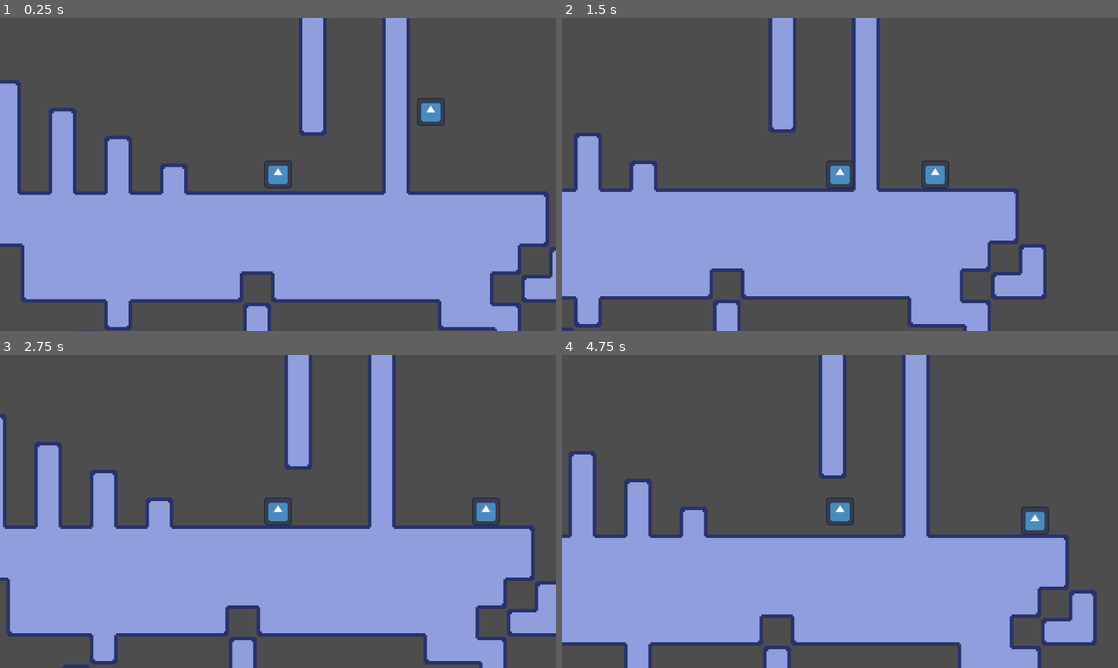
Above: before the commit, frames 1-4 (two rows, left to right).
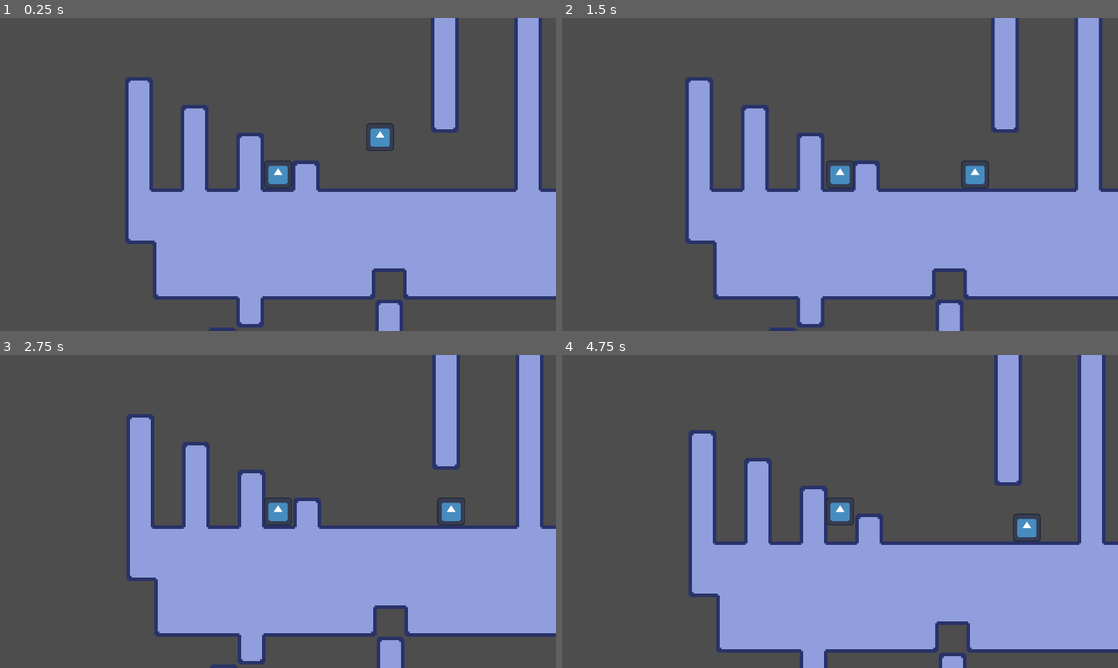
Above: after the commit, the same moments.

Repository: 3k2ng/screws
Game: Godot game, scene res://sources/scenes/demo.tscn
The game is run twice, just before and just after one commit, with the same random seed, the same clock (stepped at 60 frames per second) and the same inputs. The project has no main scene, so this scene is started directly. The engine's default icon, where the game draws it, is replaced by a stand-in: a white triangle on a blue panel in a dark square.
Inputs:
- Up to frame 1 (0.25 s): no input
- Up to frame 2 (1.5 s): hold Right (move_right) from 0.53 s (still down); tap Space (jump) at 0.77 s
- Up to frame 3 (2.75 s): tap Space (jump) at 1.52 s; release Right (move_right) at 2.03 s; hold Left (move_left) from 2.03 s (still down)
- Up to frame 4 (4.75 s): release Left (move_left) at 2.78 s; hold Right (move_right) 2.78-4.28 s; tap Space (jump) at 3.02, 3.77, 4.52 s; hold Left (move_left) from 4.28 s (still down)

The runs differ from the first frame. In frame 1, 34% of the frame differs, in the area x 0-100%, y 0-100%; in frame 2, 34%; in frame 3, 33%; in frame 4, 36%.

Commit message:
changed script

Diff:
--- a/sources/objects/screwling.gd
+++ b/sources/objects/screwling.gd
@@ -1,7 +1,12 @@
 extends CharacterBody2D
 
-@export var movement_speed: float = 128
-@export var moving_distance: float = 512
+const BLOCK_SIZE: int = 128
+
+@export var movement_speed_blocks: float = 1
+@export var moving_distance_blocks: float = 4
+
+@onready var movement_speed: float = movement_speed_blocks*BLOCK_SIZE
+@onready var moving_distance: float = moving_distance_blocks*BLOCK_SIZE
 
 @onready var start_point: float = global_position.x
 @onready var end_point: float = global_position.x + moving_distance
--- a/sources/scenes/demo.tscn
+++ b/sources/scenes/demo.tscn
@@ -500,18 +500,21 @@
 metadata/_edit_lock_ = true
 
 [node name="Screwling" parent="Field" instance=ExtResource("2_kany6")]
-position = Vector2(1472, 128)
+position = Vector2(630, 259)
 
 [node name="Player" type="CharacterBody2D" parent="Field"]
-position = Vector2(800, 220)
+position = Vector2(192, 256)
 script = ExtResource("2_v21kg")
 
 [node name="Sprite" type="Sprite2D" parent="Field/Player"]
 texture = ExtResource("1_ogyri")
+metadata/_edit_lock_ = true
 
 [node name="Collision" type="CollisionShape2D" parent="Field/Player"]
 position = Vector2(-1, 0)
 shape = SubResource("RectangleShape2D_jiqu8")
+metadata/_edit_lock_ = true
 
 [node name="Camera2D" type="Camera2D" parent="Field/Player"]
 zoom = Vector2(0.5, 0.5)
+metadata/_edit_lock_ = true
Not shown, added: assets/sound fx/deathnoise.mp3.import
Not shown, added: assets/sound fx/deathnoise2.mp3.import
Not shown, added: assets/sound fx/fallonground.mp3.import
Not shown, added: assets/sound fx/lowerpitchscrew.mp3.import
Not shown, added: assets/sound fx/playejrump.mp3.import
Not shown, added: assets/sound fx/randomnoise.mp3.import
Not shown, added: assets/sound fx/springnoise.mp3.import
Not shown, added: assets/sound fx/springnoise2.mp3.import
Not shown, added: assets/sound fx/swinghitnothing.mp3.import
Not shown, added: assets/sound fx/untitled.mp3.import
